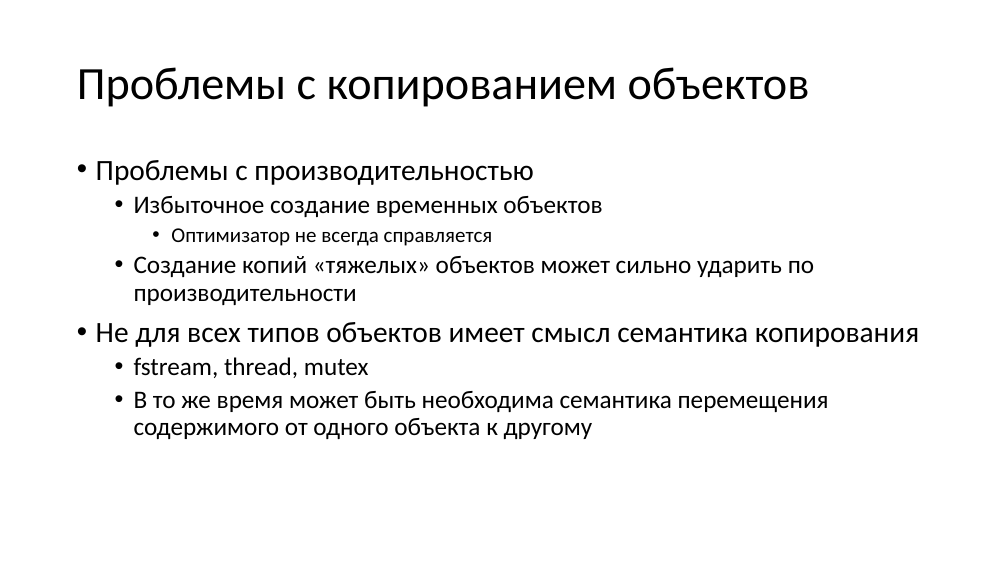
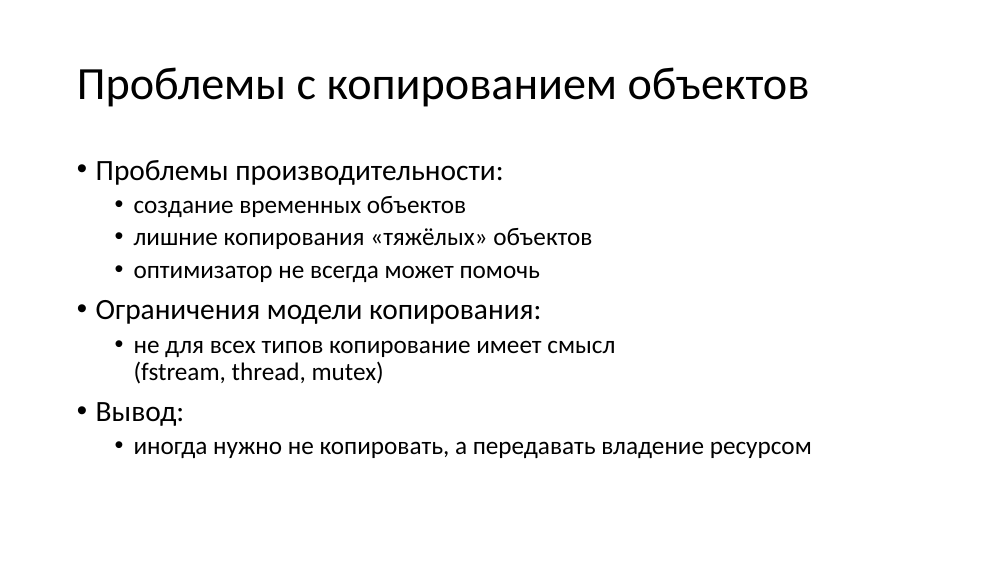
Before and after one commit to alexey-malov/oop, a slide deck: slide 129 of lectures/02/Основы ООП.pptx. Drawn at 1008x567 pixels with LibreOffice and Linux fonts; fonts in the diff are those of the drawing. Boxes give left, top, right and bottom in pixels: in the first picture for what was removed or moved away, otherwise in the second. Text is boxed around its words. In the diff, an @@ line names an element or a change of style, - is before the commit and + after.

```diff
--- a/lectures/02/Основы ООП.pptx
+++ b/lectures/02/Основы ООП.pptx
@@ text at box(96, 160, 812, 458): text changed @@
-• Проблемы с производительностью
-  • Избыточное создание временных объектов
-    • Оптимизатор не всегда справляется
-  • Создание копий «тяжелых» объектов может сильно ударить по производительности
-• Не для всех типов объектов имеет смысл семантика копирования
-  • fstream, thread, mutex
-  • В то же время может быть необходима семантика перемещения содержимого от одного объекта к другому
+• Проблемы производительности:
+  • создание временных объектов
+  • лишние копирования «тяжёлых» объектов
+  • оптимизатор не всегда может помочь
+• Ограничения модели копирования:
+  • не для всех типов копирование имеет смысл
+    (fstream, thread, mutex)
+• Вывод:
+  • иногда нужно не копировать, а передавать владение ресурсом
```
Also in this commit, not shown: 31 other slides changed, 4 slides added, 4 slides removed.
